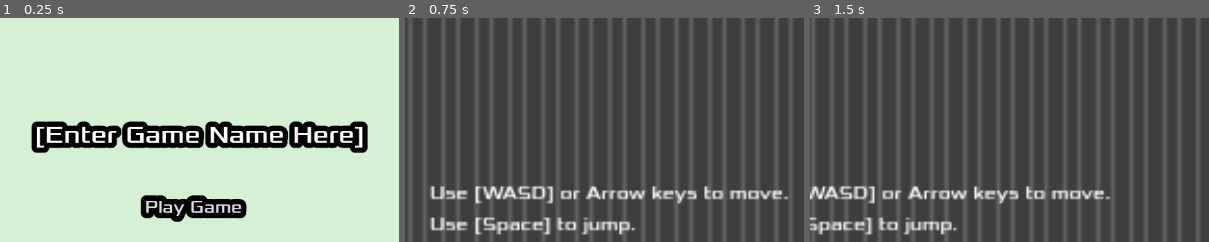
Above: before the commit, frames 1-3 (left to right).
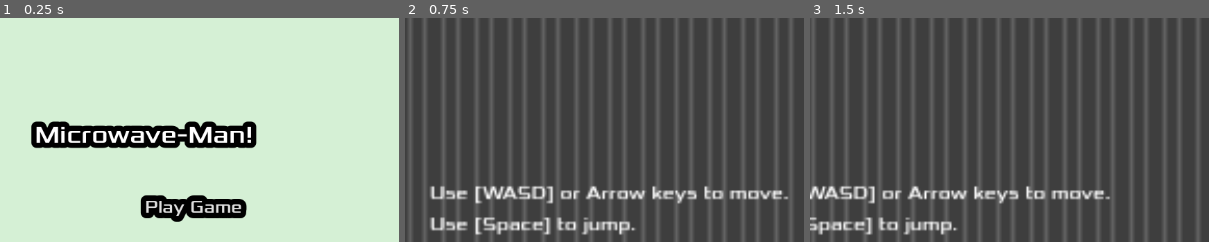
Above: after the commit, the same moments.

Repository: TitledGames/Microwave-Man
Game: Godot game, scene res://main_menu.tscn
Two runs of this game, one before a commit and one after it. Both use one fixed random seed, a clock stepped at 60 frames per second and the inputs below.
Inputs:
- Up to frame 1 (0.25 s): no input
- Up to frame 2 (0.75 s): click "Play Game" at 0.5 s
- Up to frame 3 (1.5 s): tap Enter at 1.25 s; hold Right (move_right) from 1.28 s (still down)
The pictures show only the part of the screen within x 23-73%, y 0-50%; the shares and areas given below are measured in that part.

The runs differ from the first frame. In frame 1, 6.1% of the frame differs, in the area x 7-93%, y 45-61%; in frame 2, nothing differs; in frame 3, nothing differs.

Commit message:
sorry its on master

Diff:
--- a/coin.gd
+++ b/coin.gd
@@ -20,7 +20,5 @@
 		# Add it to the main tree (it starts playing immediately due to Autoplay)
 		get_tree().current_scene.add_child(sound_instance)
 
-		print("Coin collected!")
-
 		# This deletes the coin from the world
 		queue_free()
--- a/main_menu.tscn
+++ b/main_menu.tscn
@@ -58,7 +58,7 @@
 theme_override_constants/outline_size = 30
 theme_override_fonts/font = ExtResource("1_06t4h")
 theme_override_font_sizes/font_size = 36
-text = "[Enter Game Name Here]"
+text = "Microwave-Man!"
 
 [connection signal="pressed" from="playgame" to="." method="_on_playgame_pressed"]
 [connection signal="pressed" from="extras" to="." method="_on_extras_pressed"]
--- a/tilemap.tscn
+++ b/tilemap.tscn
@@ -1,6 +1,6 @@
 [gd_scene load_steps=4 format=3 uid="uid://c0s6k3qcbdy3j"]
 
-[ext_resource type="Texture2D" uid="uid://de0pjsd1plx6f" path="res://assets/sounds/unnamed.png" id="1_1i3gi"]
+[ext_resource type="Texture2D" uid="uid://de0pjsd1plx6f" path="res://assets/unnamed.png" id="1_1i3gi"]
 
 [sub_resource type="TileSetAtlasSource" id="TileSetAtlasSource_nsmjb"]
 texture = ExtResource("1_1i3gi")
--- a/tilemapthingymabober.tres
+++ b/tilemapthingymabober.tres
@@ -1,4 +1,4 @@
-[gd_resource type="TileSet" load_steps=3 format=3]
+[gd_resource type="TileSet" load_steps=3 format=3 uid="uid://bjh3c4b7ht0yj"]
 
 [ext_resource type="Texture2D" uid="uid://co18ekf81noiy" path="res://assets/IMG_0208.jpeg" id="1_0miuo"]
 
